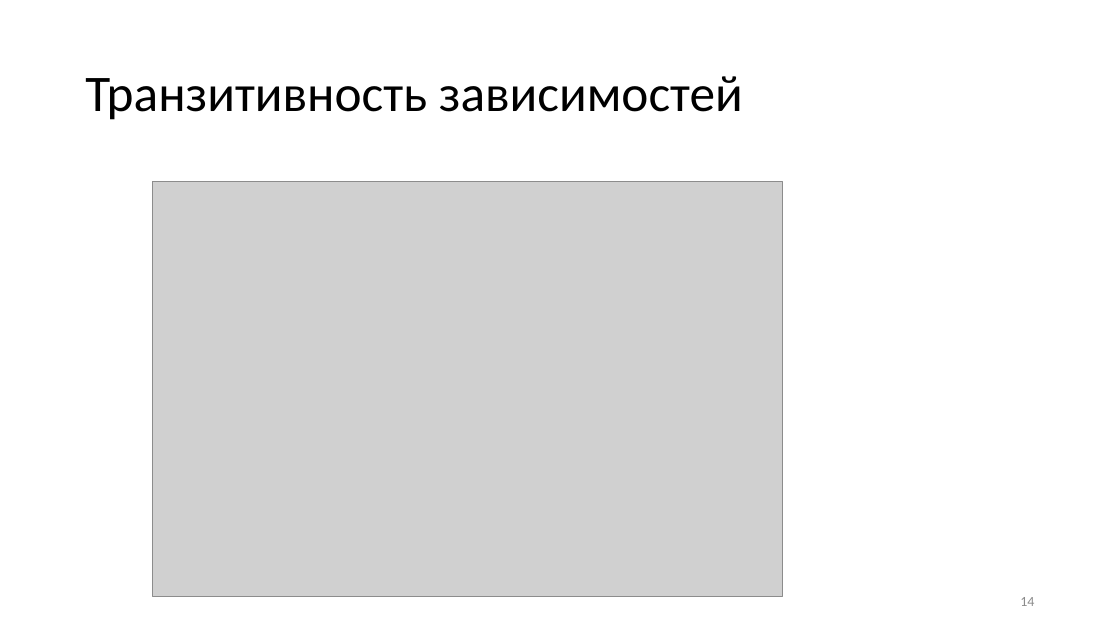
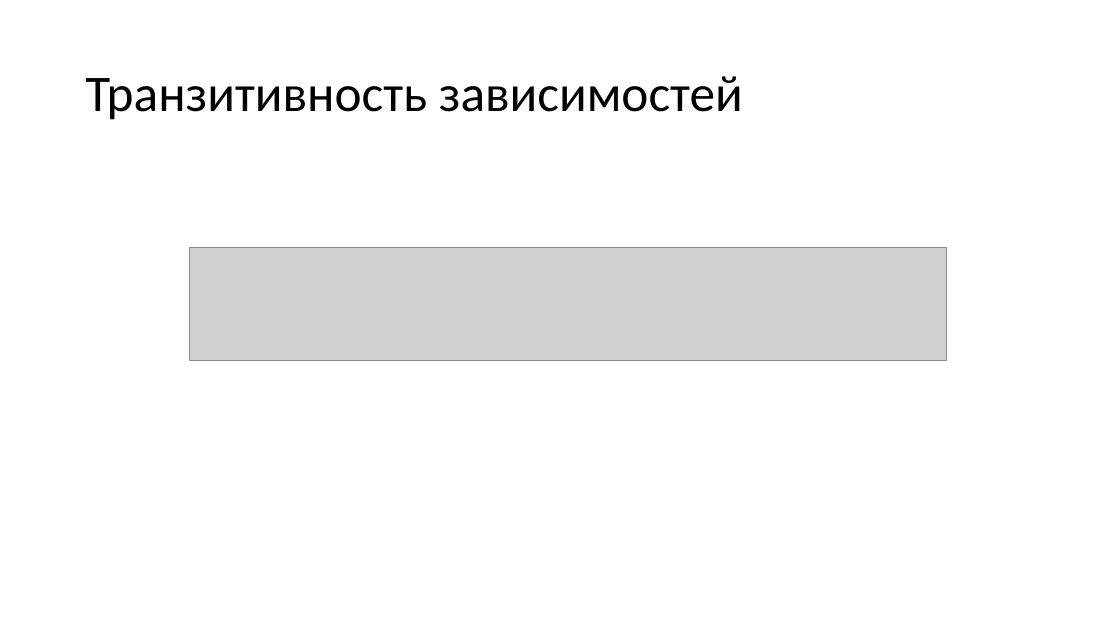
Before and after one commit to alexey-malov/ood, a slide deck: slide 15 of lectures/00.relations/Отношения между классами.pptx (slide 14 before the commit). Drawn at 1120x630 pixels with LibreOffice and Linux fonts; fonts in the diff are those of the drawing; grey boxes stand for pictures. Boxes give left, top, right and bottom in pixels: in the first picture for what was removed or moved away, otherwise in the second. Text is boxed around its words. In the diff, an @@ line names an element or a change of style, - is before the commit and + after.

```diff
--- a/lectures/00.relations/Отношения между классами.pptx
+++ b/lectures/00.relations/Отношения между классами.pptx
@@ picture removed at <box>152,181,783,597</box> @@
@@ picture added at <box>190,248,948,360</box> @@
@@ page number removed at <box>1020,597,1034,606</box> @@
-14
```
Also in this commit, not shown: 10 other slides changed, 4 slides added, 4 slides removed, 1 other file.
